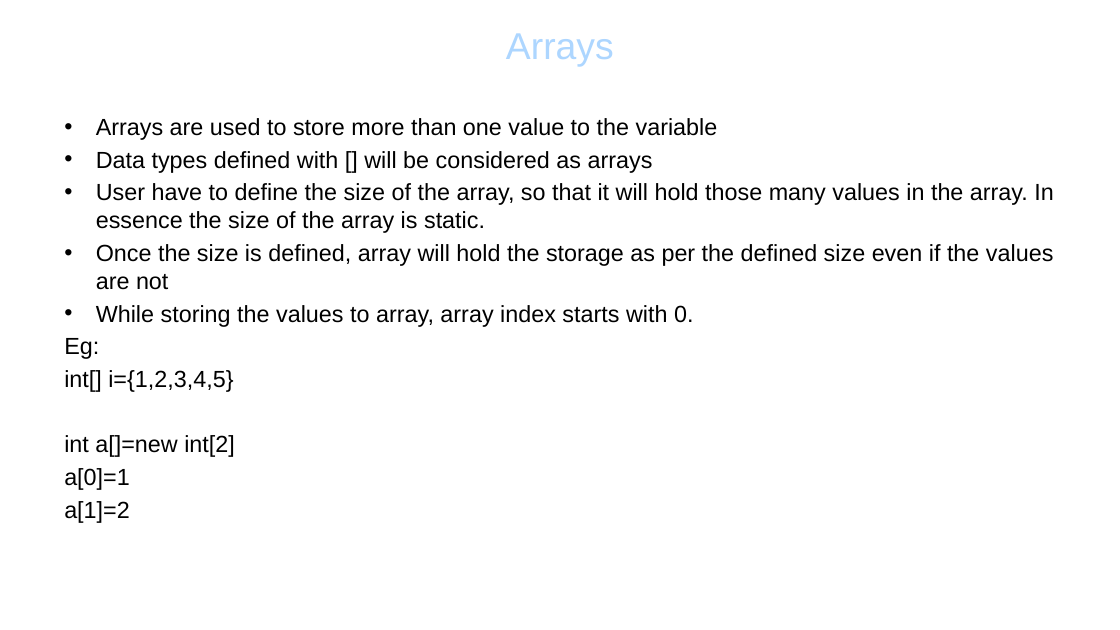
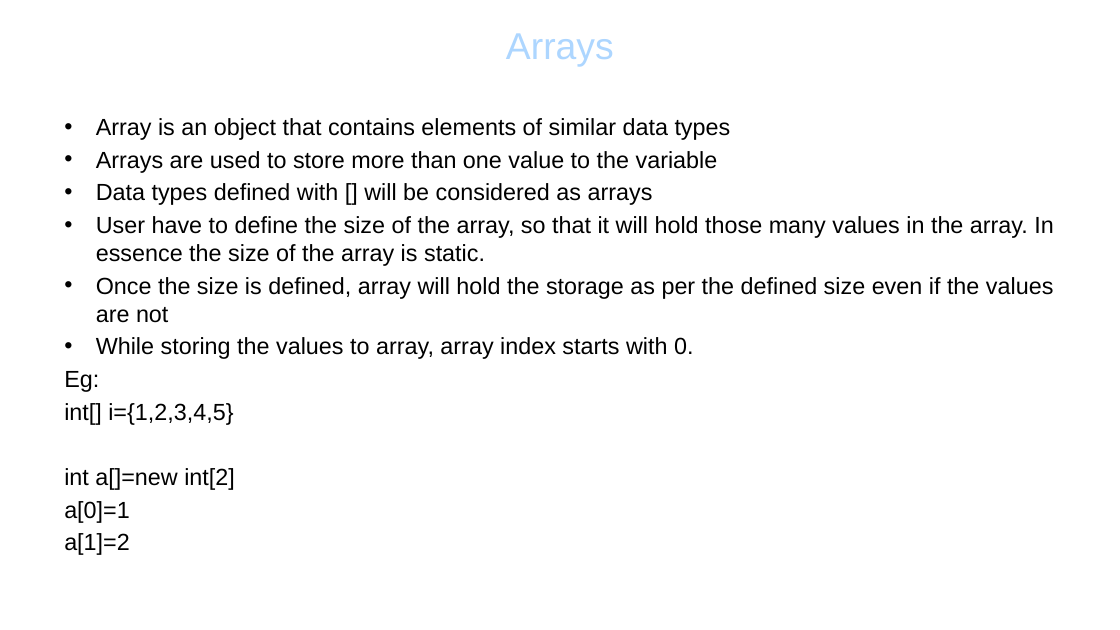
Before and after one commit to lanceqa81/Notes, a slide deck: slide 7 of Java_Basics.pptx (slide 6 before the commit). Drawn at 1120x630 pixels with LibreOffice and Linux fonts; fonts in the diff are those of the drawing; background and template pictures are left out. Boxes give left, top, right and bottom in pixels: in the first picture for what was removed or moved away, otherwise in the second. Text is boxed around its words. In the diff, an @@ line names an element or a change of style, - is before the commit and + after.

```diff
--- a/Java_Basics.pptx
+++ b/Java_Basics.pptx
@@ text at [96,118,731,140]: paragraph added @@
+• Array is an object that contains elements of similar data types
```
Also in this commit, not shown: 1 other slide changed, 1 slide added.
